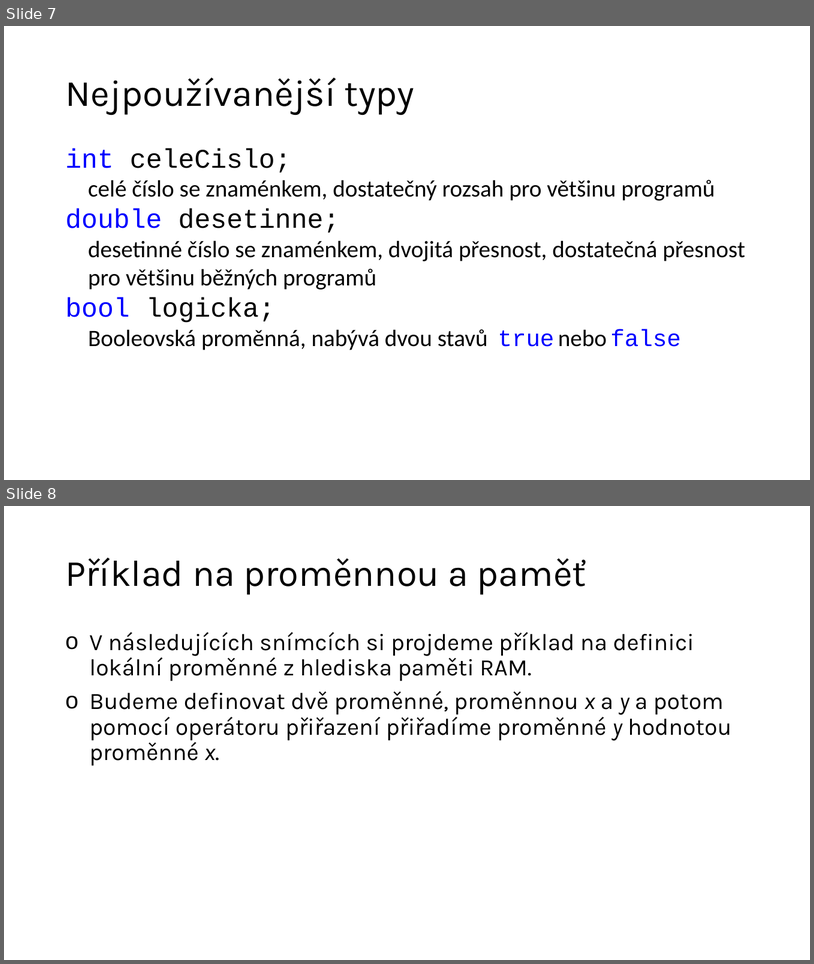
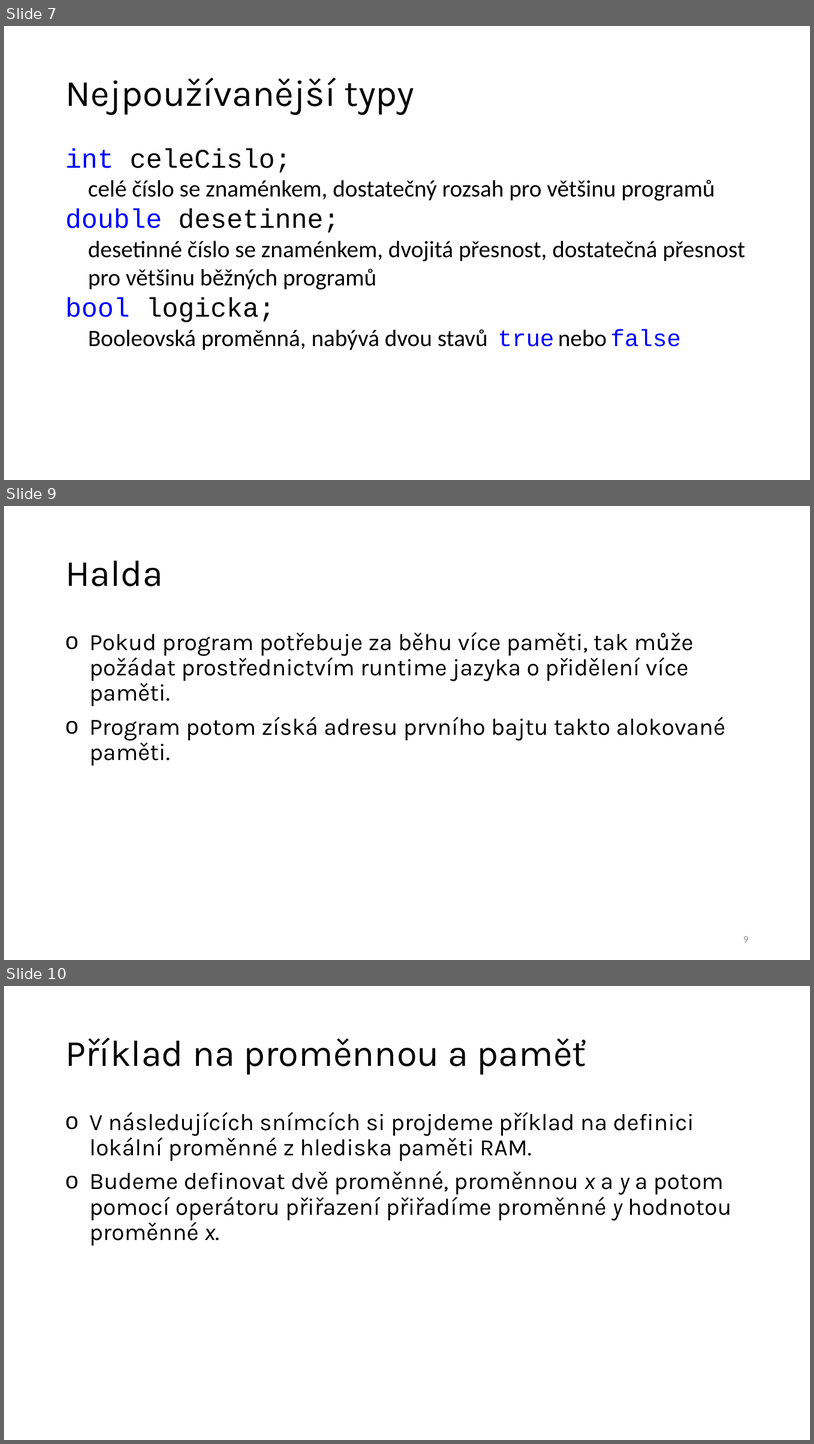
Before and after one commit to ekral/FAI, a slide deck: PA/presentations/ZAP_11_zasobnik_halda_reference.pptx. Shown one above the other, each under a label of ours: slides 7 and 8 before the commit, slides 7, 9 and 10 after it; the slides between them are not shown. The pictures are 814x964 and 814x1444 pixels, drawn with LibreOffice and Linux fonts; fonts in the diff are those of the drawing. Boxes give left, top, right and bottom in pixels: in the first picture for what was removed or moved away, otherwise in the second. Text is boxed around its words. In the diff, an @@ line names an element or a change of style, - is before the commit and + after.

Commit message:
add zasobnik a halda

```diff
--- a/PA/presentations/ZAP_11_zasobnik_halda_reference.pptx
+++ b/PA/presentations/ZAP_11_zasobnik_halda_reference.pptx
@@ slide 9 added at <box>4,506,810,960</box>, background #FFFFFF @@
@@ title added at <box>65,561,163,586</box>, 44 pt, text #000000 @@
+Halda
@@ text added at <box>89,632,726,766</box>, 28 pt, text #000000 @@
+o Pokud program potřebuje za běhu více paměti, tak může požádat prostřednictvím runtime jazyka o přidělení více paměti.
+o Program potom získá adresu prvního bajtu takto alokované paměti.
@@ page number added at <box>744,936,749,942</box>, 12 pt, text #8C8C8C @@
+9
@@ what was slide 8 is now slide 10 @@
```
Also in this commit, not shown: 1 other slide added, 1 other file.
